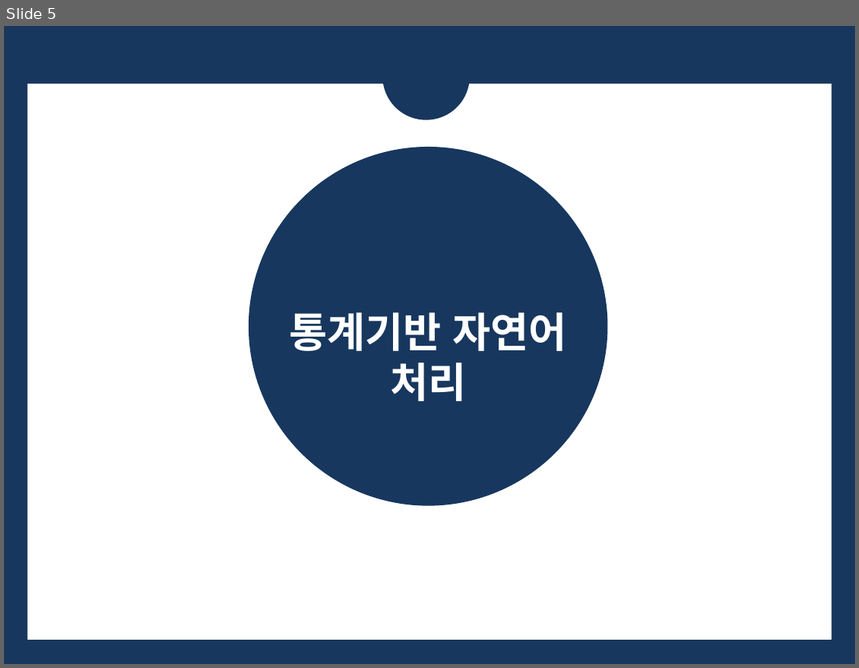
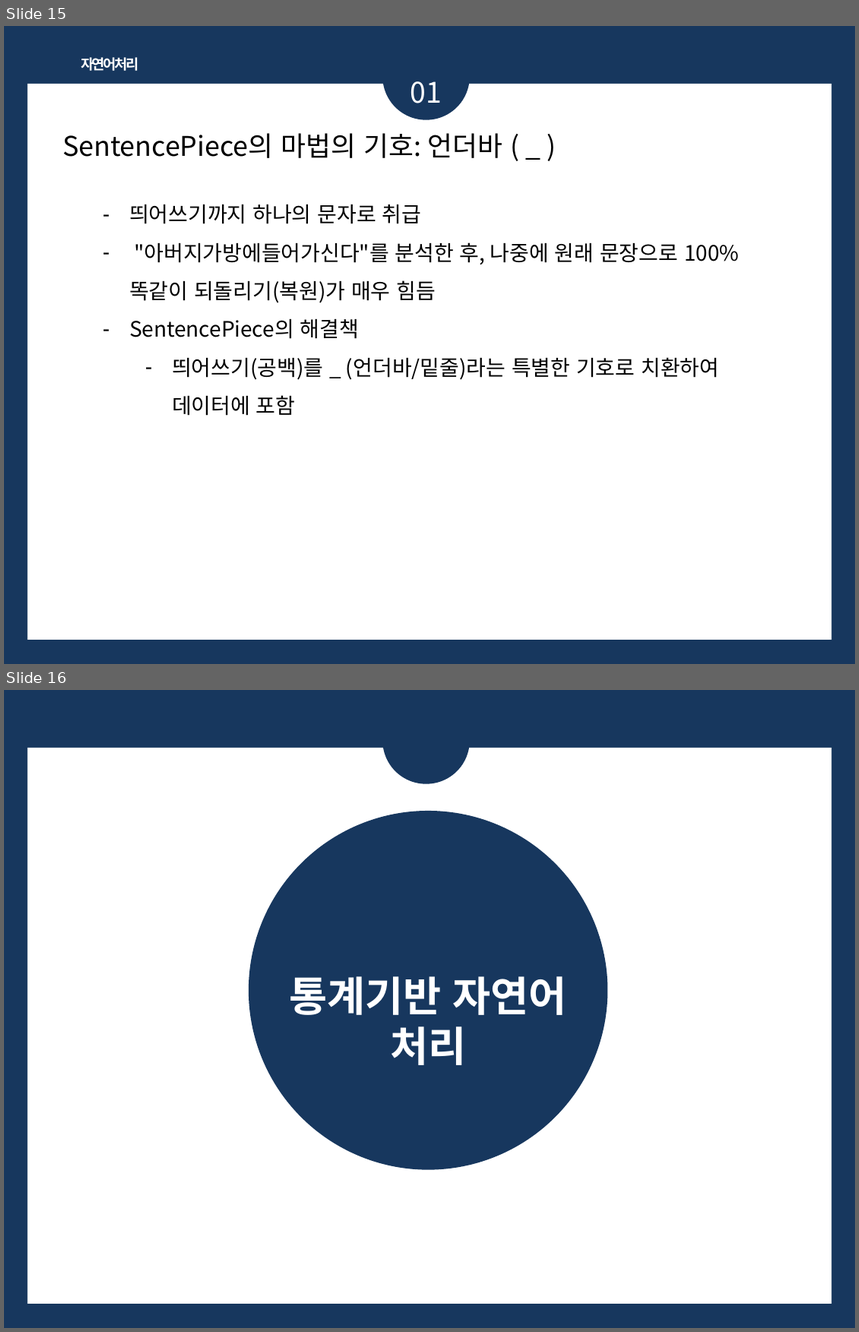
Before and after one commit to bsmoon-86/multicam_2025, a slide deck: PPT/자연어처리_정리.pptx. Shown one above the other, each under a label of ours: slide 5 before the commit, slides 15 and 16 after it. The pictures are 859x668 and 859x1332 pixels, drawn with LibreOffice and Linux fonts; fonts in the diff are those of the drawing. Boxes give left, top, right and bottom in pixels: in the first picture for what was removed or moved away, otherwise in the second. Text is boxed around its words. In the diff, an @@ line names an element or a change of style, - is before the commit and + after.

```diff
--- a/PPT/자연어처리_정리.pptx
+++ b/PPT/자연어처리_정리.pptx
@@ slide 15 added at bbox=[4, 26, 855, 664], background #17375E; not listed: 1 template element that a slide beside it also shows @@
@@ ellipse added at bbox=[382, 33, 470, 119], fill #17375E @@
@@ text added at bbox=[81, 57, 139, 71], 12 pt, text #FFFFFF, bold @@
+자연어처리
@@ text added at bbox=[411, 81, 442, 104], 24 pt, text #FFFFFF @@
+01
@@ text added at bbox=[63, 133, 503, 158], 23 pt, text #000000 @@
+SentencePiece의 마법의 기호: 언더바 ( _ )
@@ text added at bbox=[129, 205, 739, 416], 18 pt, text #000000 @@
+– 띄어쓰기까지 하나의 문자로 취급
+– "아버지가방에들어가신다"를 분석한 후, 나중에 원래 문장으로 100% 똑같이 되돌리기(복원)가 매우 힘듬
+– SentencePiece의 해결책
+  – 띄어쓰기(공백)를 _ (언더바/밑줄)라는 특별한 기호로 치환하여 데이터에 포함
@@ what was slide 5 is now slide 16 @@
```
Also in this commit, not shown: 2 slides changed, 10 other slides added, 1 other file.
